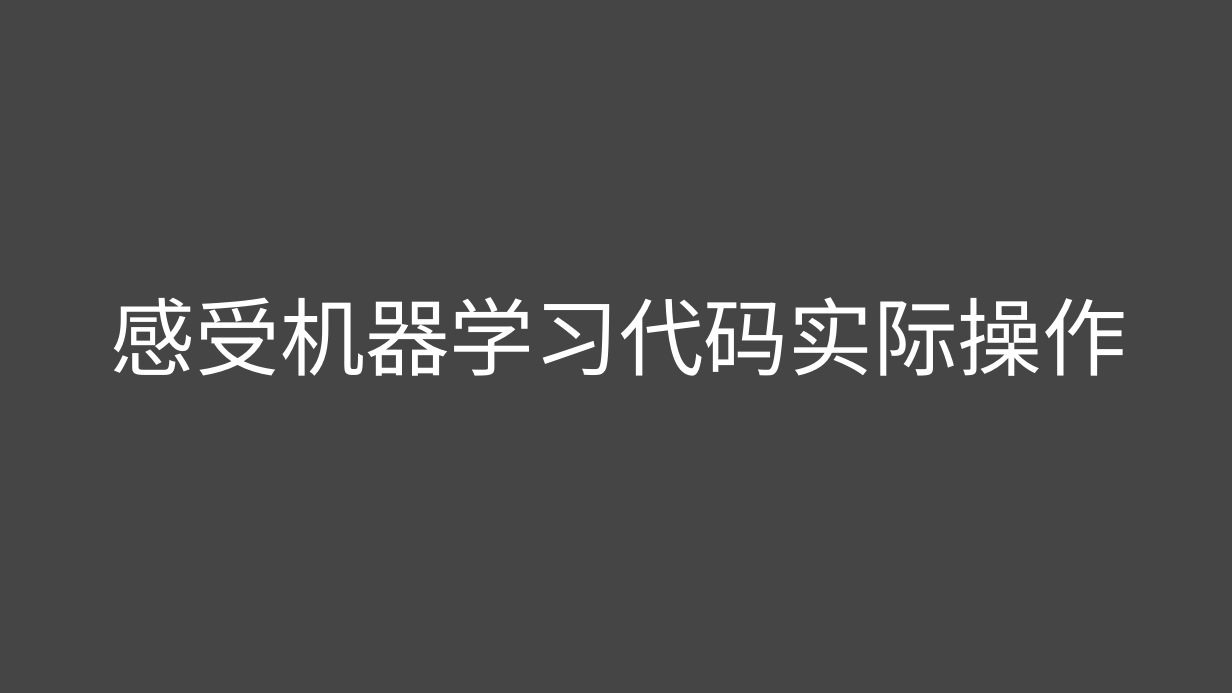
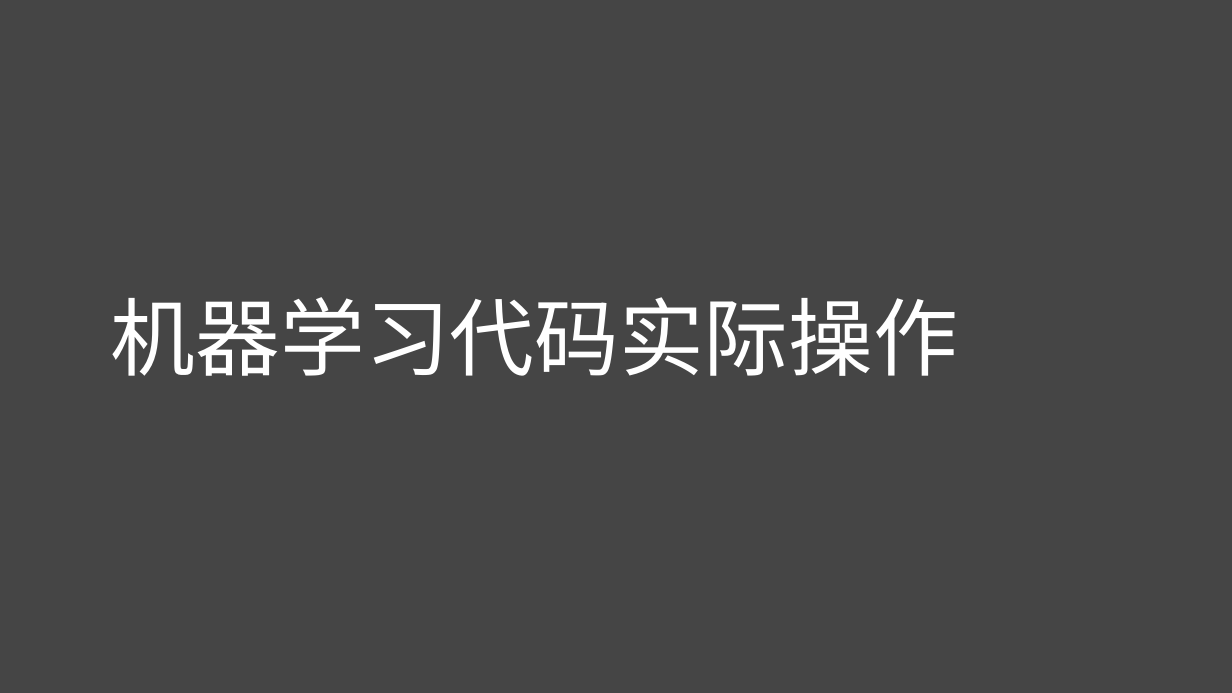
Before and after one commit to lichao312214129/lc_rsfmri_tools_python, a slide deck: slide 69 of The_first_ml_training/第一届机器学习实战班.pptx (slide 67 before the commit). Drawn at 1232x693 pixels with LibreOffice and Linux fonts; fonts in the diff are those of the drawing. Boxes give left, top, right and bottom in pixels: in the first picture for what was removed or moved away, otherwise in the second. Text is boxed around its words. In the diff, an @@ line names an element or a change of style, - is before the commit and + after.

Commit message:
ppt

```diff
--- a/The_first_ml_training/第一届机器学习实战班.pptx
+++ b/The_first_ml_training/第一届机器学习实战班.pptx
@@ text at [111,297,958,376]: text changed @@
-感受机器学习代码实际操作
+机器学习代码实际操作
```
Also in this commit, not shown: 24 slides added, 1 slide removed, 4 other files.
